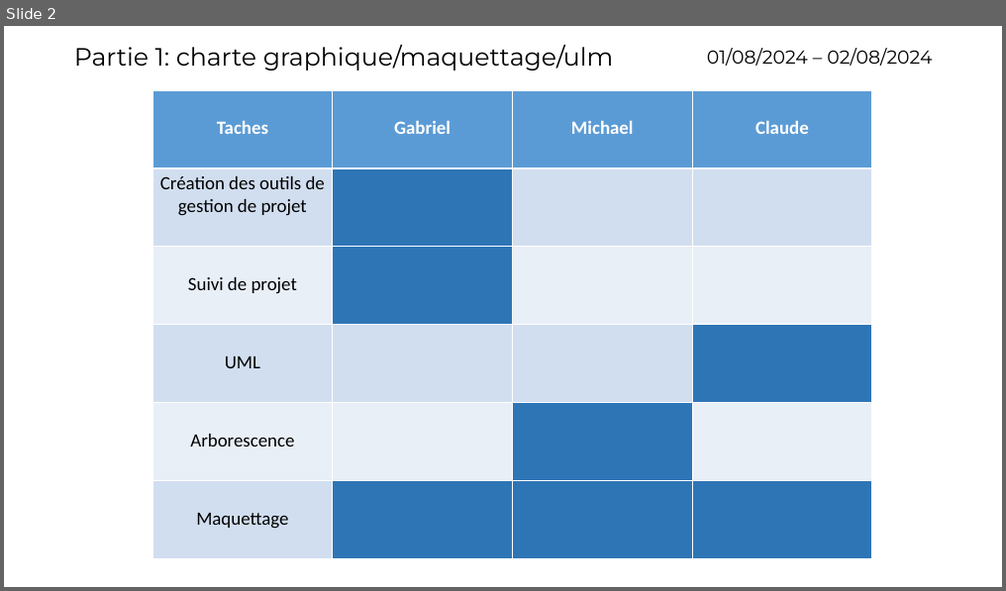
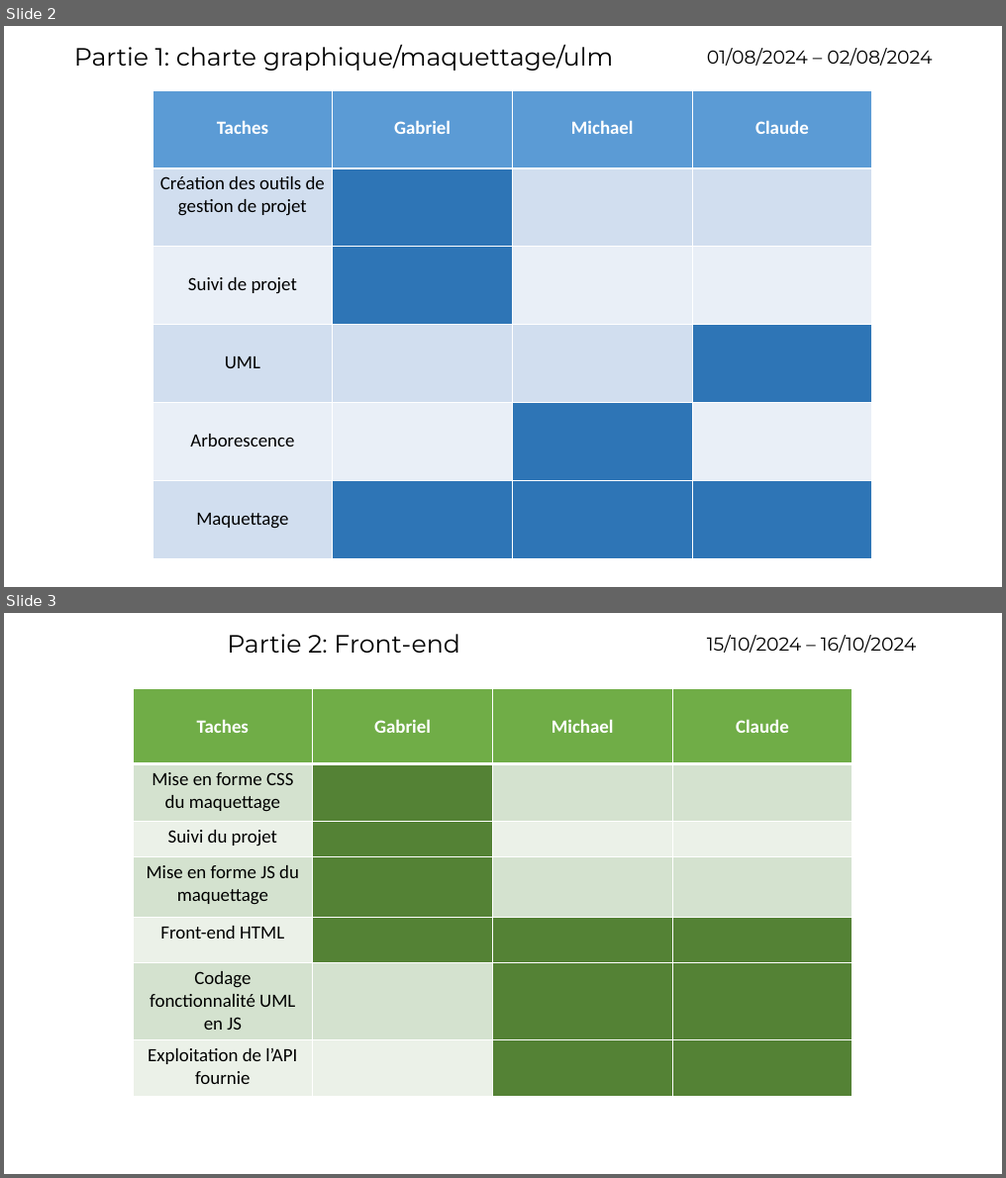
Before and after one commit to gabrielnicouleau/projet_quizz_groupe4, a slide deck: gestion_projet/planning_et_suivi_de_projet.pptx. Shown one above the other, each under a label of ours: slide 2 before the commit, slides 2 and 3 after it. The pictures are 1006x591 and 1006x1178 pixels, drawn with LibreOffice and Linux fonts; fonts in the diff are those of the drawing. Boxes give left, top, right and bottom in pixels: in the first picture for what was removed or moved away, otherwise in the second. Text is boxed around its words. In the diff, an @@ line names an element or a change of style, - is before the commit and + after.

```diff
--- a/gestion_projet/planning_et_suivi_de_projet.pptx
+++ b/gestion_projet/planning_et_suivi_de_projet.pptx
@@ slide 3 added at (x1=4, y1=613, x2=1002, y2=1174), background #FFFFFF @@
@@ text added at (x1=227, y1=634, x2=460, y2=653), 24 pt, text #000000 @@
+Partie 2: Front-end
@@ text added at (x1=707, y1=635, x2=917, y2=653), 18 pt, text #000000 @@
+15/10/2024 – 16/10/2024
@@ table added at (x1=133, y1=688, x2=851, y2=1096), 7 rows, 4 columns @@
+Taches | Gabriel | Michael | Claude
+Mise en forme CSS du maquettage |  |  | 
+Suivi du projet |  |  | 
+Mise en forme JS du maquettage |  |  | 
+Front-end HTML |  |  | 
+Codage fonctionnalité UML en JS |  |  | 
+Exploitation de l’API fournie |  |  | 
```
Also in this commit, not shown: 1 slide changed, 3 other slides added, 1 other file.
